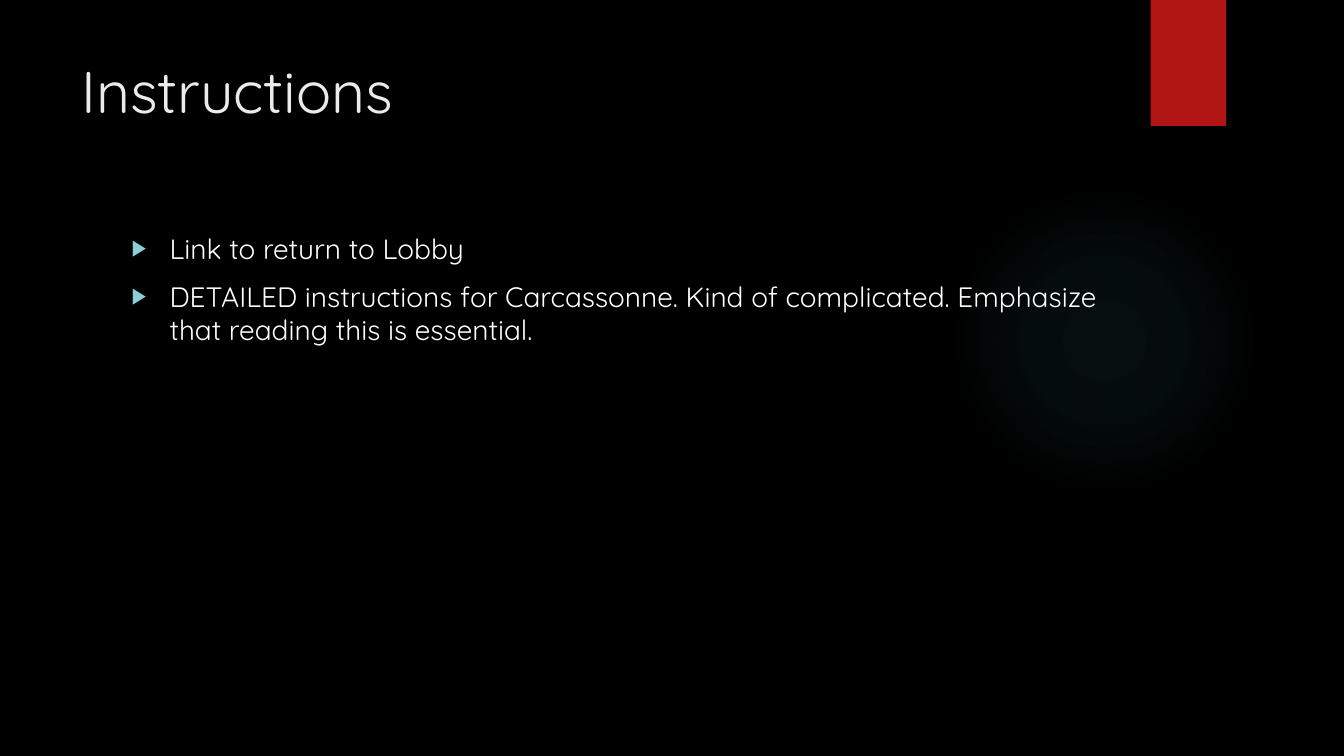
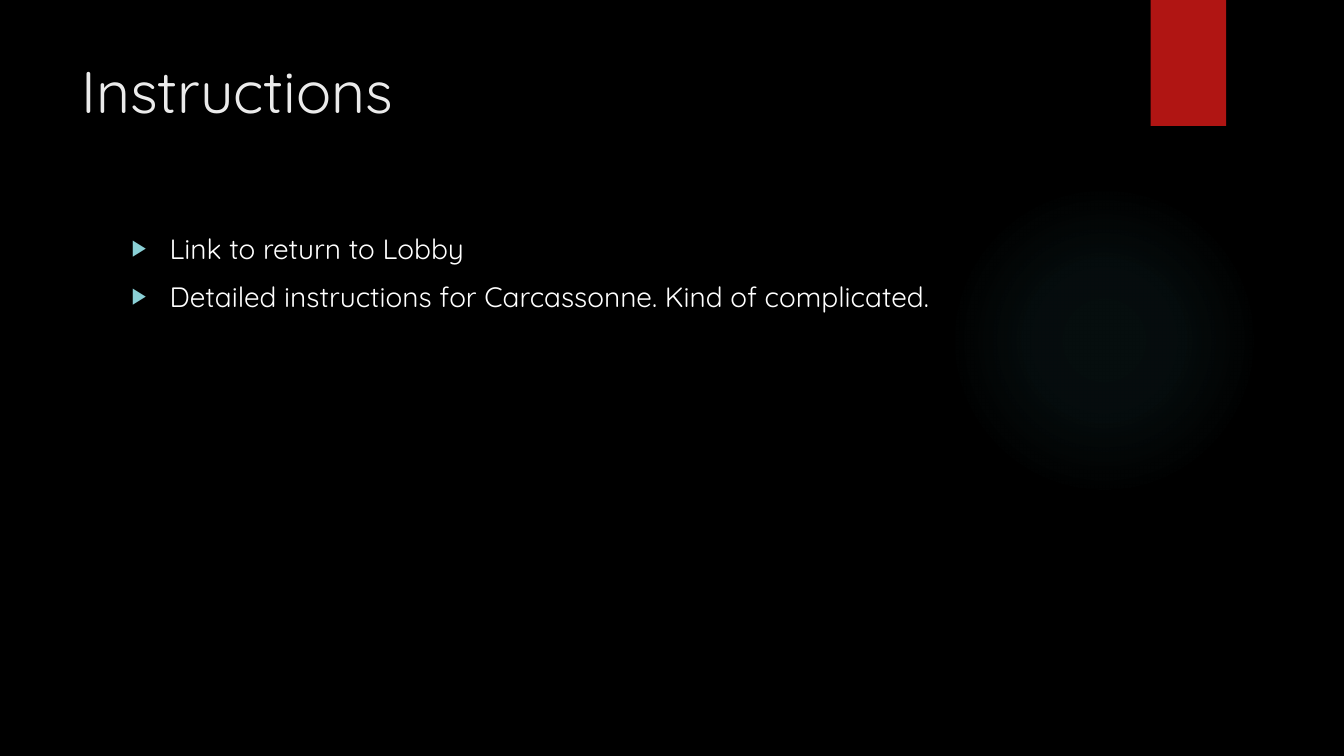
Before and after one commit to istewart/carcassonne, a slide deck: slide 6 of Design Document.pptx. Drawn at 1344x756 pixels with LibreOffice and Linux fonts; fonts in the diff are those of the drawing; background and template pictures are left out. Boxes give left, top, right and bottom in pixels: in the first picture for what was removed or moved away, otherwise in the second. Text is boxed around its words. In the diff, an @@ line names an element or a change of style, - is before the commit and + after.

```diff
--- a/Design Document.pptx
+++ b/Design Document.pptx
@@ text at bbox=[170, 286, 929, 313]: text changed @@
-▶ DETAILED instructions for Carcassonne. Kind of complicated. Emphasize that reading this is essential.
+▶ Detailed instructions for Carcassonne. Kind of complicated.
```
Also in this commit, not shown: 5 other slides changed.
